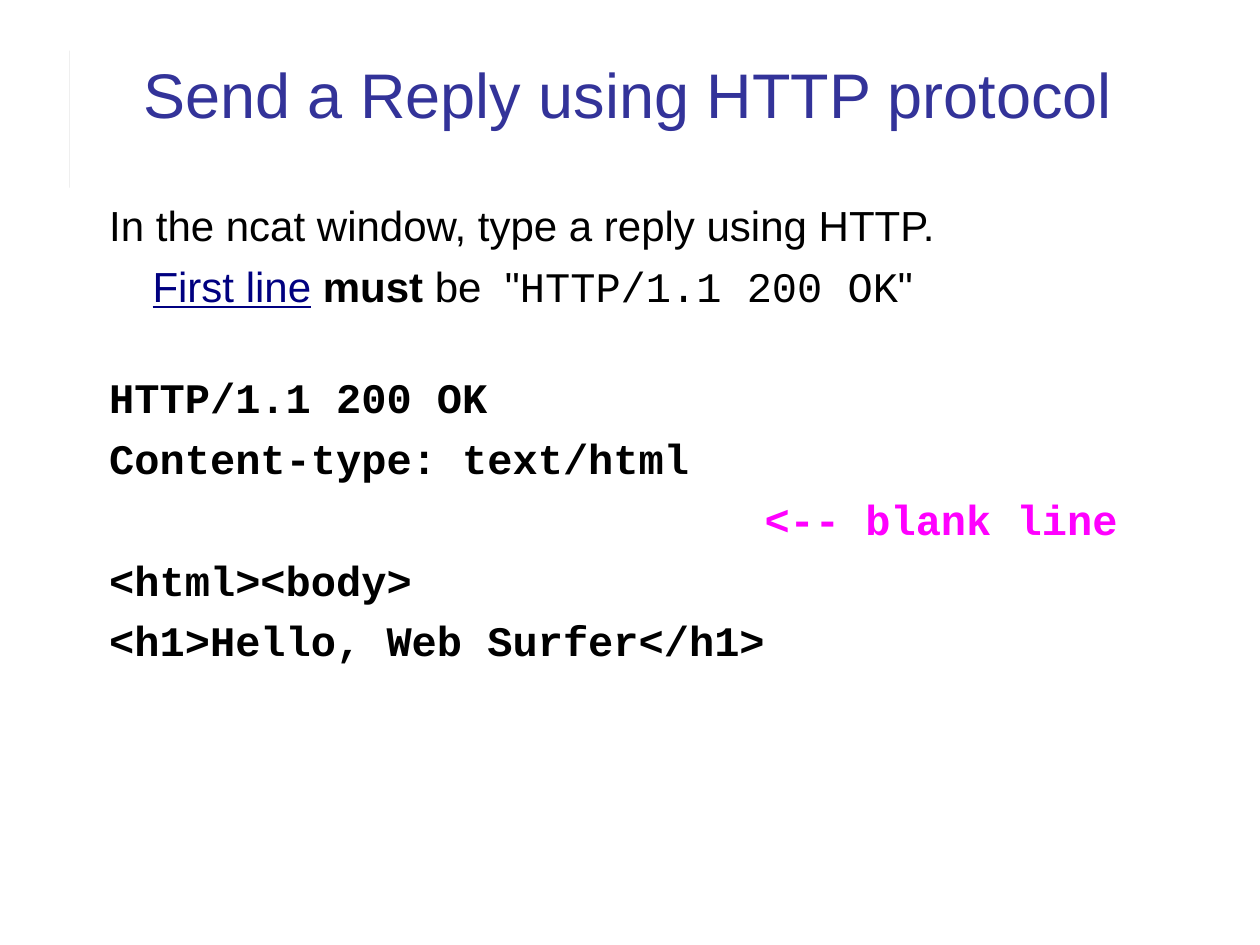
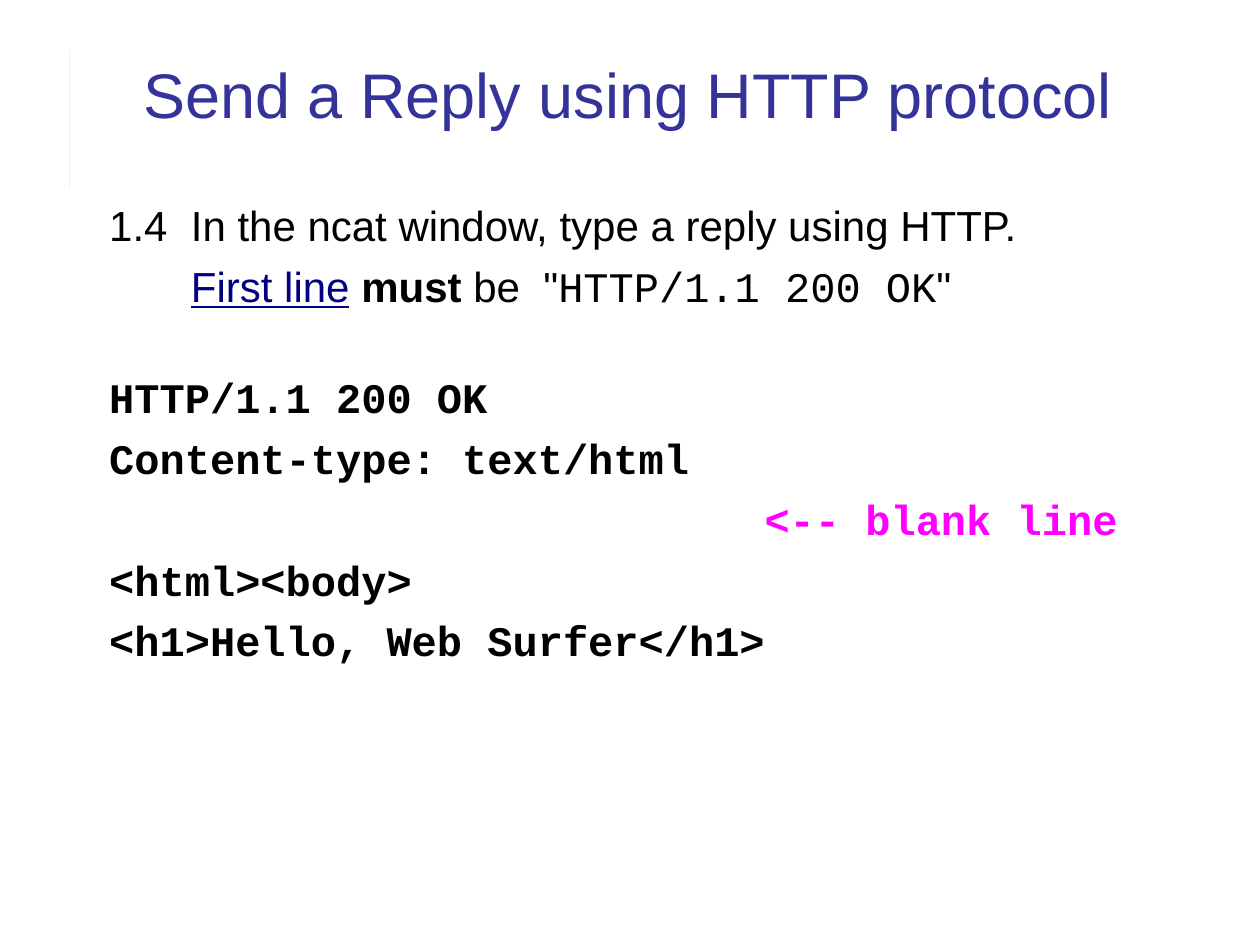
Before and after one commit to cpske/ISP, a slide deck: slide 9 of web/HTTP-in-Action.pptx. Drawn at 1260x945 pixels with LibreOffice and Linux fonts; fonts in the diff are those of the drawing. Boxes give left, top, right and bottom in pixels: in the first picture for what was removed or moved away, otherwise in the second. Text is boxed around its words. In the diff, an @@ line names an element or a change of style, - is before the commit and + after.

Commit message:
update HTTP in Action

```diff
--- a/web/HTTP-in-Action.pptx
+++ b/web/HTTP-in-Action.pptx
@@ text at <box>109,210,1016,249</box>: text changed @@
-In the ncat window, type a reply using HTTP.
+1.4 In the ncat window, type a reply using HTTP.
@@ text at <box>109,271,1118,664</box>: indent changed @@
```
Also in this commit, not shown: 12 other slides changed, 2 slides added, 1 other file.
